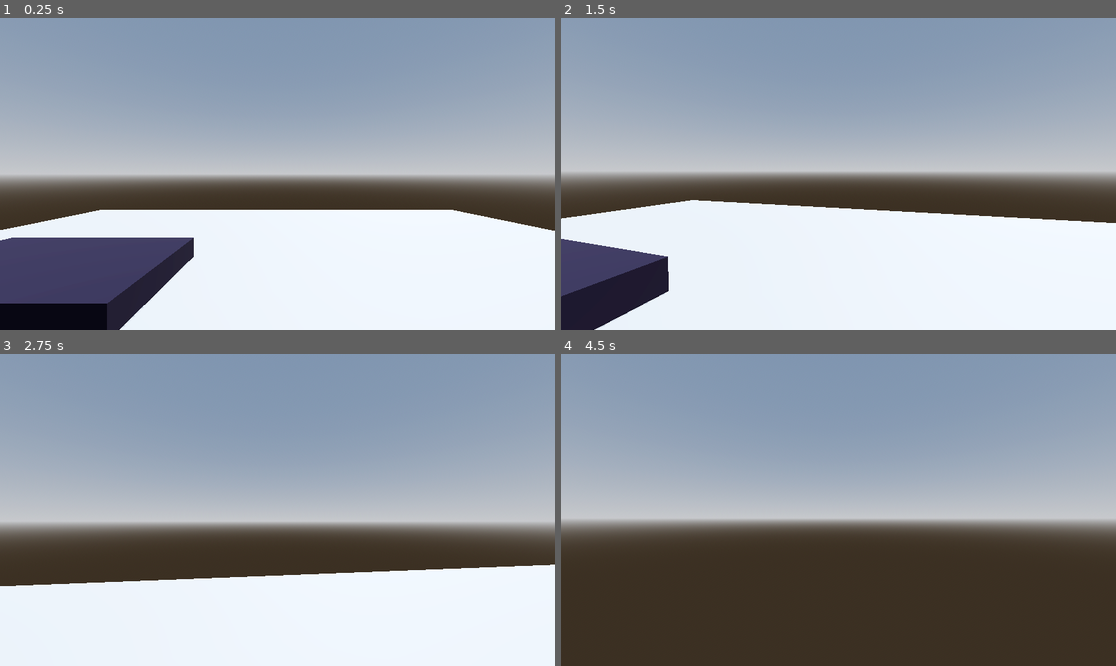
Above: before the commit, frames 1-4 (two rows, left to right).
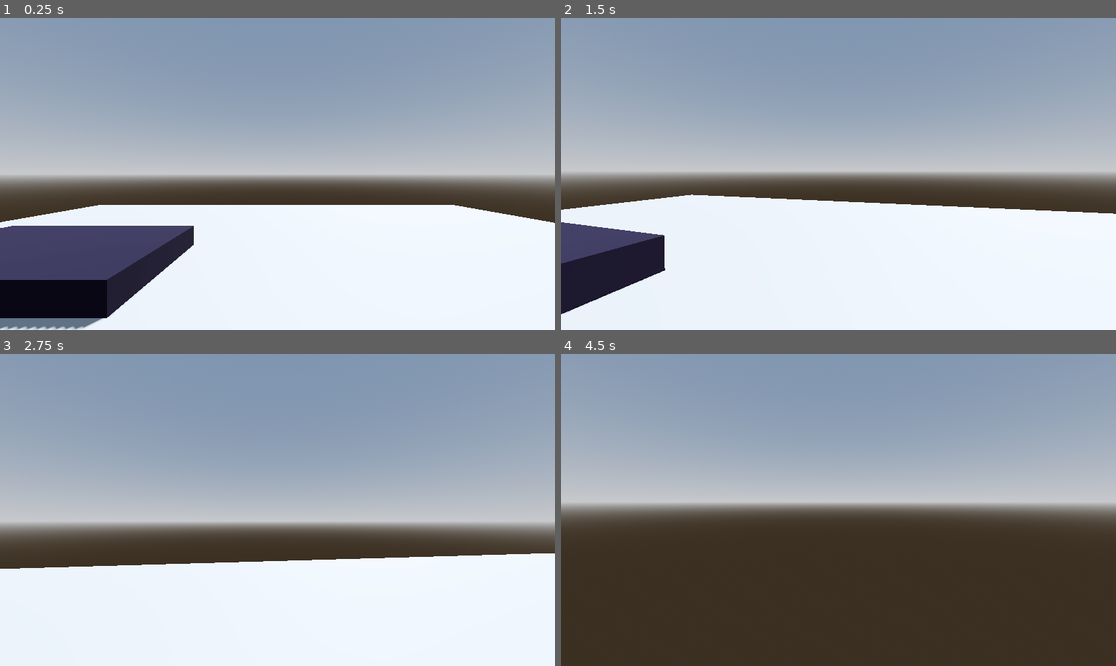
Above: after the commit, the same moments.

Repository: ButterM-40/Project-M347
Game: Godot game, scene res://Test Enviroment Scenes/test_world.tscn
The game is run twice, just before and just after one commit, with the same random seed, the same clock (stepped at 60 frames per second) and the same inputs. The project has no main scene, so this scene is started directly.
Inputs (mouse positions are in pixels of both pictures, inside the frame that each line leads up to):
- Up to frame 1 (0.25 s): no input
- Up to frame 2 (1.5 s): move the mouse to (866, 174) at 0.52 s; hold W (UP) from 0.53 s (still down); tap Shift (SPRINT, bound only after the commit) at 0.6, 1.35 s; tap Space (JUMP) at 0.77 s; move the mouse to (810, 174) at 1.27 s
- Up to frame 3 (2.75 s): keep holding W (UP); tap Space (JUMP) at 1.52 s; move the mouse to (288, 503) at 2.02 s; tap Shift (SPRINT, bound only after the commit) at 2.1 s
- Up to frame 4 (4.5 s): keep holding W (UP); move the mouse to (832, 516) at 2.77 s; tap Shift (SPRINT, bound only after the commit) at 2.85, 3.6, 4.35 s; tap Space (JUMP) at 3.02, 3.77 s; move the mouse to (877, 513) at 3.52 s; tap Escape (ui_cancel) at 4.15 s; tap Enter at 4.25 s; move the mouse to (794, 506) at 4.27 s

The runs differ from the first frame. In frame 1, 7.0% of the frame differs, in the area x 0-100%, y 59-100%; in frame 2, 6.4%; in frame 3, 4.7%; in frame 4, 9.6%, in the area x 0-100%, y 47-60%.

Commit message:
init
Added player scene, changed player script to add escape and headbob to head instead of cam, adjusted player cam position to better align player collider

Diff:
--- /dev/null
+++ b/EntityScenes/Player.tscn
@@ -0,0 +1,23 @@
+[gd_scene load_steps=4 format=3 uid="uid://duu8n1x1kt63b"]
+
+[ext_resource type="Script" path="res://Player.gd" id="1_hvuu2"]
+
+[sub_resource type="CapsuleMesh" id="CapsuleMesh_cisk1"]
+
+[sub_resource type="CapsuleShape3D" id="CapsuleShape3D_ruob2"]
+
+[node name="CharacterBody3D" type="CharacterBody3D"]
+transform = Transform3D(1, 0, 0, 0, 1, 0, 0, 0, 1, 0, 2.84133, 0)
+script = ExtResource("1_hvuu2")
+
+[node name="MeshInstance3D" type="MeshInstance3D" parent="."]
+mesh = SubResource("CapsuleMesh_cisk1")
+
+[node name="Head" type="Node3D" parent="."]
+transform = Transform3D(1, 0, 0, 0, 1, 0, 0, 0, 1, 0, 0.402602, 0)
+
+[node name="Camera3D" type="Camera3D" parent="Head"]
+transform = Transform3D(1, 0, 0, 0, 1, 0, 0, 0, 1, 0, 0, -0.329916)
+
+[node name="CollisionShape3D2" type="CollisionShape3D" parent="."]
+shape = SubResource("CapsuleShape3D_ruob2")
--- a/Player.gd
+++ b/Player.gd
@@ -18,10 +18,13 @@
 func _ready():
 	Input.set_mouse_mode(Input.MOUSE_MODE_CAPTURED)
 func _unhandled_input(event):
-	if event is InputEventMouseMotion:
+	if event is InputEventMouseMotion and Input.get_mouse_mode() == Input.MOUSE_MODE_CAPTURED:
 		head.rotate_y(-event.relative.x * SENSITIVITY)
 		camera.rotate_x(-event.relative.y * SENSITIVITY)
 		camera.rotation.x = clamp(camera.rotation.x, deg_to_rad(-40), deg_to_rad(60))
+	if Input.is_action_just_pressed("ui_cancel"):
+		toggle_capture()
+
 func _physics_process(delta):
 	# Add the gravity.
 	if not is_on_floor():
@@ -51,7 +54,7 @@
 		velocity.x = lerp(velocity.x, direction.x * speed, delta * 2.0)
 		velocity.z = lerp(velocity.z, direction.z * speed, delta * 2.0)
 	t_bob += delta * velocity.length() * float(is_on_floor())
-	camera.transform.origin = _headbob(t_bob)
+	head.transform.origin = _headbob(t_bob)
 	move_and_slide()
 
 func _headbob(time) -> Vector3:
@@ -59,3 +62,9 @@
 	pos.y = sin(time * BOB_FEQ) * BOB_AMP
 	pos.x = cos(time * BOB_FEQ / 2) * BOB_AMP
 	return pos
+
+func toggle_capture():
+	if Input.get_mouse_mode() == Input.MOUSE_MODE_CAPTURED:
+		Input.set_mouse_mode(Input.MOUSE_MODE_VISIBLE)
+	else:
+		Input.set_mouse_mode(Input.MOUSE_MODE_CAPTURED)
--- /dev/null
+++ b/Test Enviroment Scenes/dons_world.tscn
@@ -0,0 +1,75 @@
+[gd_scene load_steps=13 format=3 uid="uid://cokeolt20o7ka"]
+
+[ext_resource type="PackedScene" uid="uid://duu8n1x1kt63b" path="res://EntityScenes/Player.tscn" id="1_hsc31"]
+
+[sub_resource type="BoxMesh" id="BoxMesh_hkcrn"]
+
+[sub_resource type="BoxShape3D" id="BoxShape3D_o3byy"]
+size = Vector3(100, 1, 100)
+
+[sub_resource type="StandardMaterial3D" id="StandardMaterial3D_rd8w4"]
+albedo_color = Color(0.905882, 0.101961, 0.129412, 1)
+
+[sub_resource type="BoxMesh" id="BoxMesh_unkkl"]
+material = SubResource("StandardMaterial3D_rd8w4")
+
+[sub_resource type="BoxShape3D" id="BoxShape3D_ll4kj"]
+size = Vector3(10, 1, 20)
+
+[sub_resource type="StandardMaterial3D" id="StandardMaterial3D_greij"]
+albedo_color = Color(0.0960645, 0.500016, 1, 1)
+
+[sub_resource type="BoxMesh" id="BoxMesh_8krcy"]
+material = SubResource("StandardMaterial3D_greij")
+
+[sub_resource type="BoxShape3D" id="BoxShape3D_7g63g"]
+size = Vector3(10, 5, 20)
+
+[sub_resource type="ProceduralSkyMaterial" id="ProceduralSkyMaterial_j60l0"]
+
+[sub_resource type="Sky" id="Sky_icbv1"]
+sky_material = SubResource("ProceduralSkyMaterial_j60l0")
+
+[sub_resource type="Environment" id="Environment_ov6wn"]
+background_mode = 2
+sky = SubResource("Sky_icbv1")
+
+[node name="DonsWorld" type="Node3D"]
+
+[node name="CharacterBody3D" parent="." instance=ExtResource("1_hsc31")]
+
+[node name="StaticBody3D" type="StaticBody3D" parent="."]
+
+[node name="MeshInstance3D" type="MeshInstance3D" parent="StaticBody3D"]
+transform = Transform3D(100, 0, 0, 0, 1, 0, 0, 0, 100, 0, 0, 0)
+mesh = SubResource("BoxMesh_hkcrn")
+
+[node name="CollisionShape3D" type="CollisionShape3D" parent="StaticBody3D"]
+shape = SubResource("BoxShape3D_o3byy")
+
+[node name="StaticBody3D2" type="StaticBody3D" parent="."]
+transform = Transform3D(1, 0, 0, 0, 1, 0, 0, 0, 1, 17.3629, 1.20227, -17.41)
+
+[node name="MeshInstance3D" type="MeshInstance3D" parent="StaticBody3D2"]
+transform = Transform3D(10, 0, 0, 0, 1, 0, 0, 0, 20, 0, 0, 0)
+mesh = SubResource("BoxMesh_unkkl")
+
+[node name="CollisionShape3D" type="CollisionShape3D" parent="StaticBody3D2"]
+shape = SubResource("BoxShape3D_ll4kj")
+
+[node name="StaticBody3D3" type="StaticBody3D" parent="."]
+transform = Transform3D(1, 0, 0, 0, 1, 0, 0, 0, 1, 5.82099, 1.20227, -17.41)
+
+[node name="MeshInstance3D" type="MeshInstance3D" parent="StaticBody3D3"]
+transform = Transform3D(10, 0, 0, 0, 5, 0, 0, 0, 20, 0, 0, 0)
+mesh = SubResource("BoxMesh_8krcy")
+
+[node name="CollisionShape3D" type="CollisionShape3D" parent="StaticBody3D3"]
+shape = SubResource("BoxShape3D_7g63g")
+
+[node name="DirectionalLight3D" type="DirectionalLight3D" parent="."]
+transform = Transform3D(1, 0, 0, 0, 0.30405, 0.952656, 0, -0.952656, 0.30405, 0, 0, 0)
+light_energy = 1.485
+
+[node name="WorldEnvironment" type="WorldEnvironment" parent="."]
+environment = SubResource("Environment_ov6wn")
--- a/project.godot
+++ b/project.godot
@@ -45,7 +45,7 @@
 "events": [Object(InputEventKey,"resource_local_to_scene":false,"resource_name":"","device":-1,"window_id":0,"alt_pressed":false,"shift_pressed":false,"ctrl_pressed":false,"meta_pressed":false,"pressed":false,"keycode":0,"physical_keycode":32,"key_label":0,"unicode":32,"echo":false,"script":null)
 ]
 }
-SPRING={
+SPRINT={
 "deadzone": 0.5,
 "events": [Object(InputEventKey,"resource_local_to_scene":false,"resource_name":"","device":-1,"window_id":0,"alt_press …(182 unchanged characters)…
 ]
